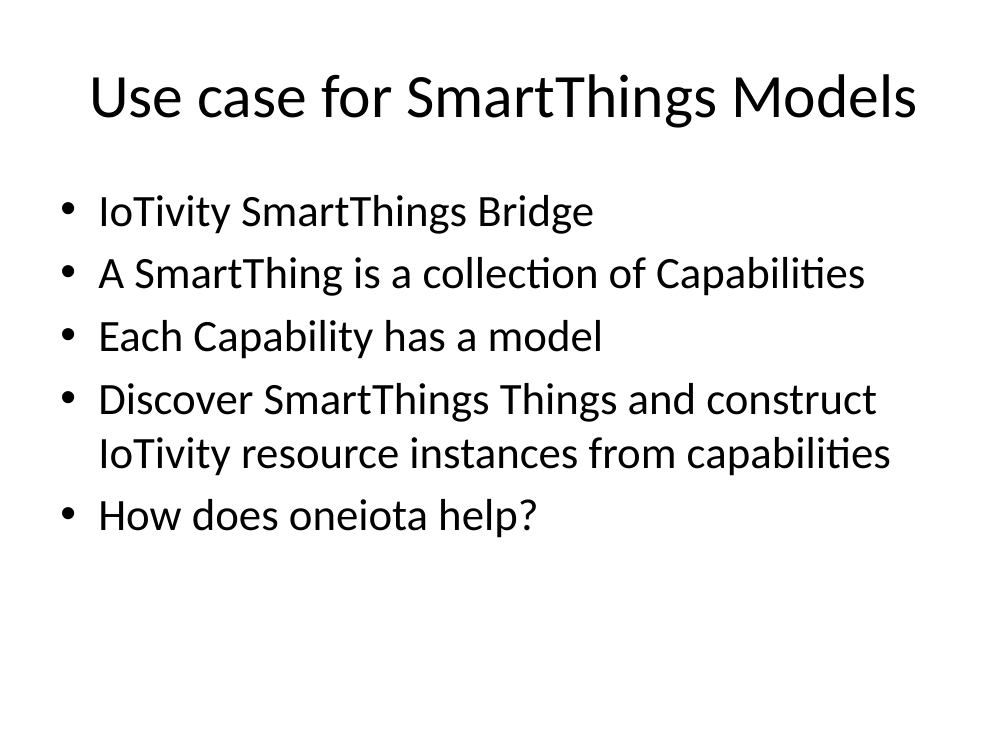
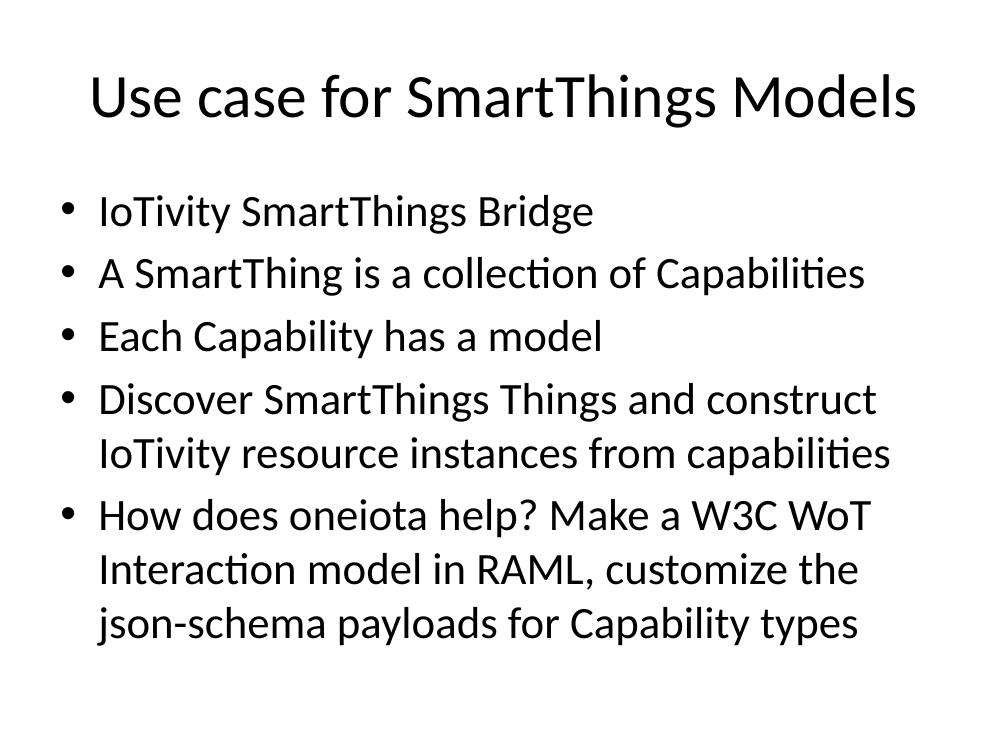
Before and after one commit to connectIOT/iotivity-servient, a slide deck: slide 6 of docs/st-servient.pptx (slide 7 before the commit). Drawn at 1008x756 pixels with LibreOffice and Linux fonts; fonts in the diff are those of the drawing. Boxes give left, top, right and bottom in pixels: in the first picture for what was removed or moved away, otherwise in the second. Text is boxed around its words. In the diff, an @@ line names an element or a change of style, - is before the commit and + after.

```diff
--- a/docs/st-servient.pptx
+++ b/docs/st-servient.pptx
@@ text at bbox=[98, 499, 871, 646]: text changed @@
-• How does oneiota help?
+• How does oneiota help? Make a W3C WoT Interaction model in RAML, customize the json-schema payloads for Capability types
```
Also in this commit, not shown: 2 other slides changed, 2 slides added, 3 other files.
